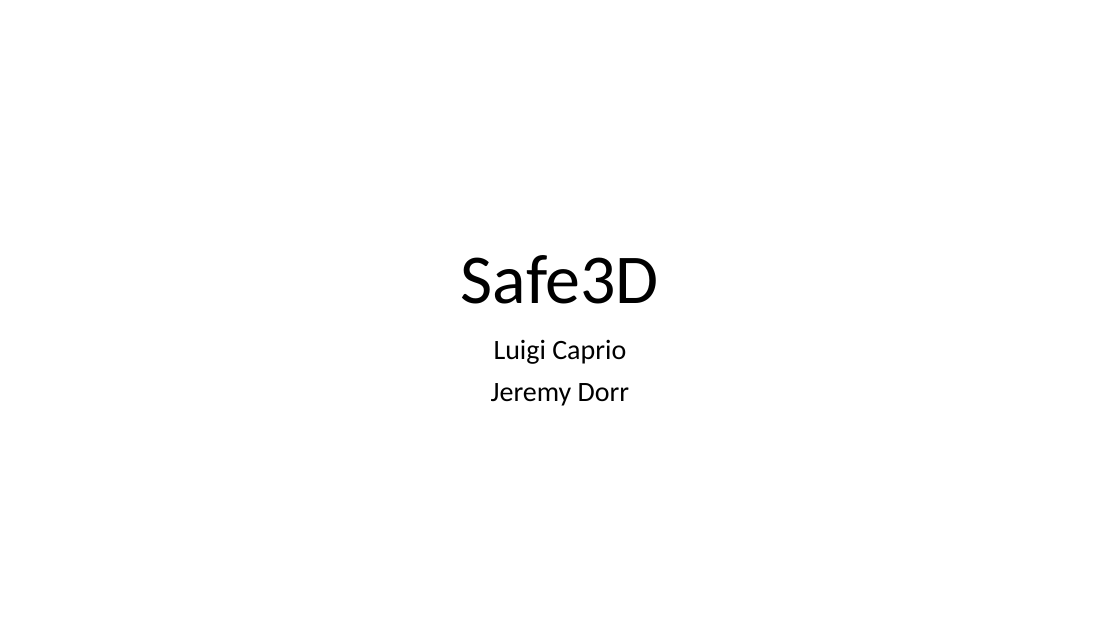
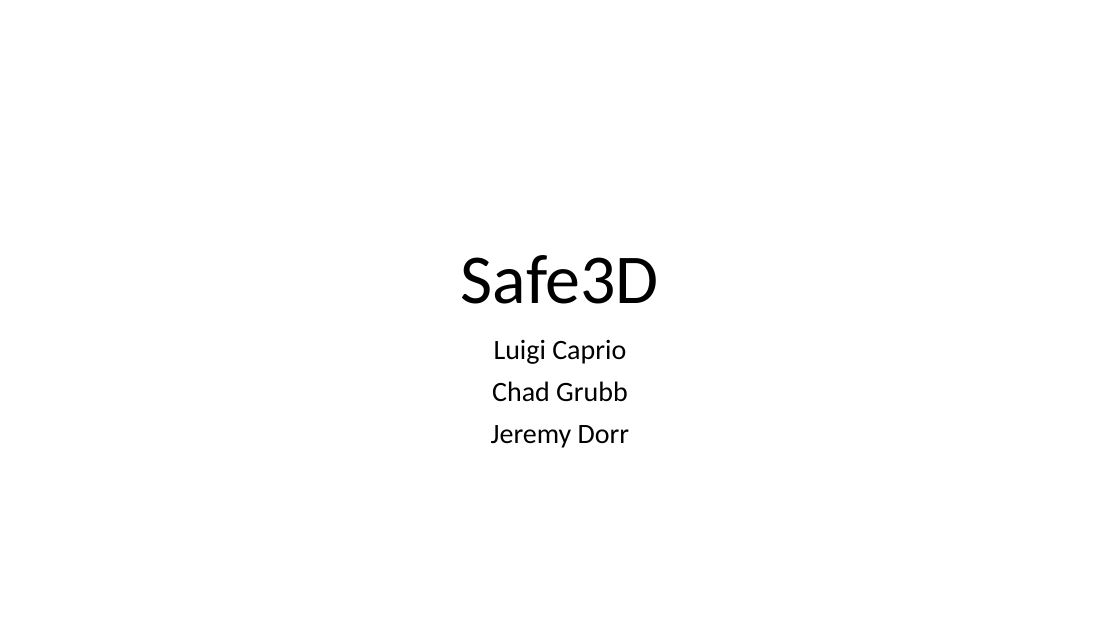
Before and after one commit to jeremydorr/Safe3D, a slide deck: slide 1 of Safe3D.pptx. Drawn at 1120x630 pixels with LibreOffice and Linux fonts; fonts in the diff are those of the drawing. Boxes give left, top, right and bottom in pixels: in the first picture for what was removed or moved away, otherwise in the second. Text is boxed around its words. In the diff, an @@ line names an element or a change of style, - is before the commit and + after.

Commit message:
Last update

```diff
--- a/Safe3D.pptx
+++ b/Safe3D.pptx
@@ subtitle at [492,381,628,402]: paragraph added @@
+Chad Grubb
```
